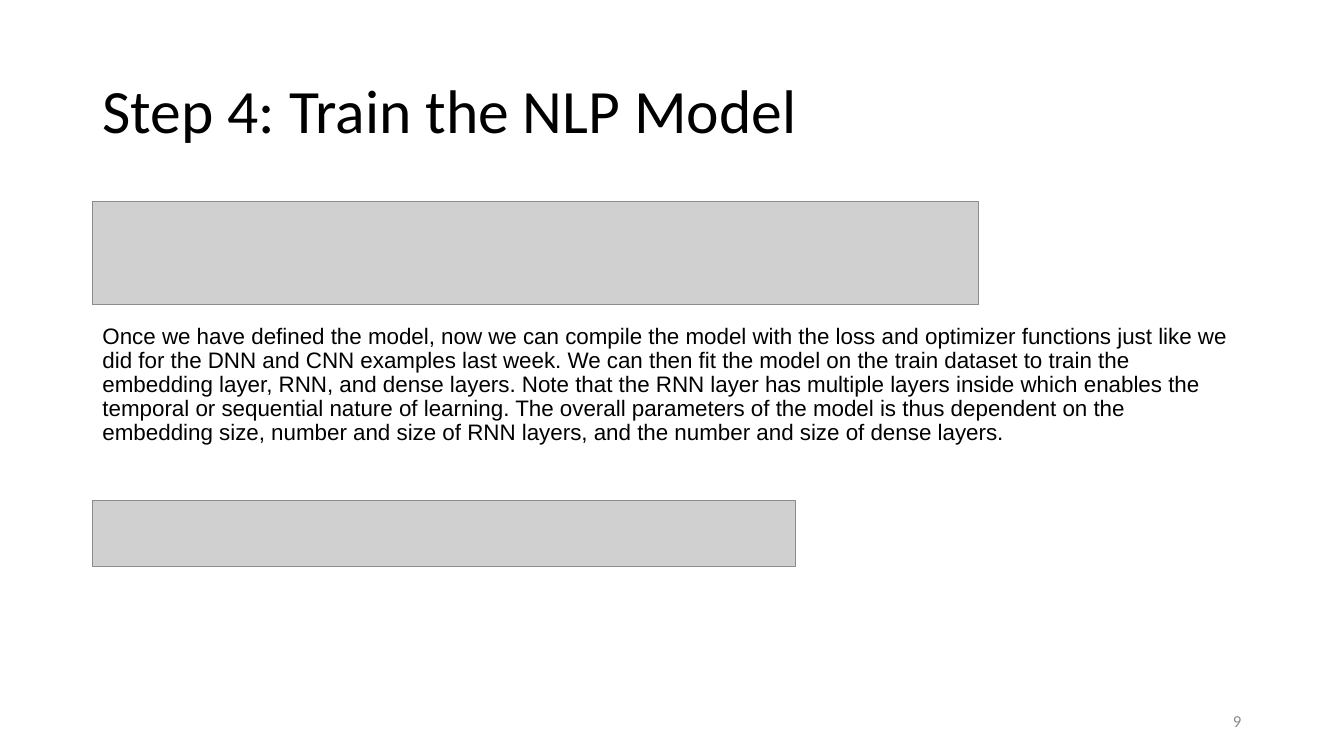
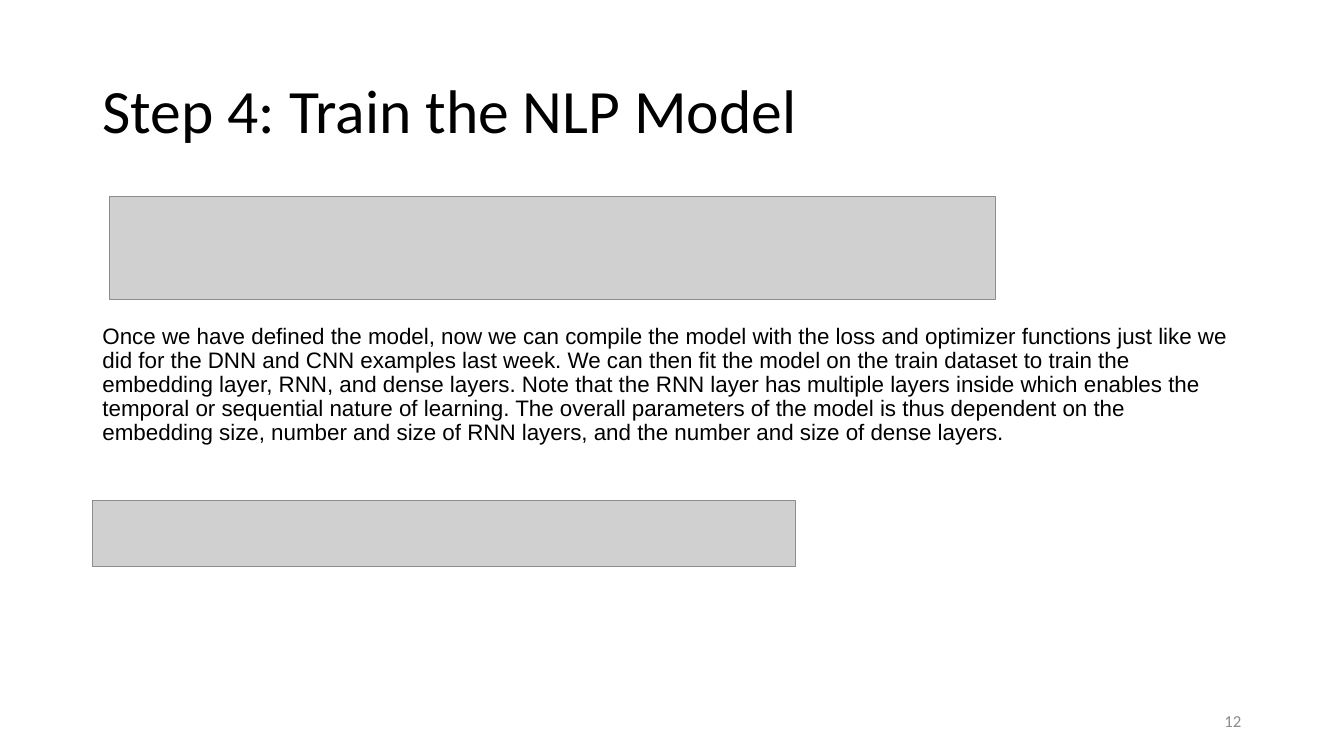
Before and after one commit to dia1128/AIandDataScienceWorkshopwithPython, a slide deck: slide 12 of Week11/Day2/2 - Deep Natural Language Processing.pptx (slide 9 before the commit). Drawn at 1344x756 pixels with LibreOffice and Linux fonts; fonts in the diff are those of the drawing; grey boxes stand for pictures. Boxes give left, top, right and bottom in pixels: in the first picture for what was removed or moved away, otherwise in the second. Text is boxed around its words. In the diff, an @@ line names an element or a change of style, - is before the commit and + after.

```diff
--- a/Week11/Day2/2 - Deep Natural Language Processing.pptx
+++ b/Week11/Day2/2 - Deep Natural Language Processing.pptx
@@ picture: place and size @@
-picture at (93,202,979,306)
+picture at (109,197,995,300)
@@ page number at (1224,716,1241,727): text changed @@
-9
+12
```
Also in this commit, not shown: 4 other slides changed, 3 slides added, 1 other file.
